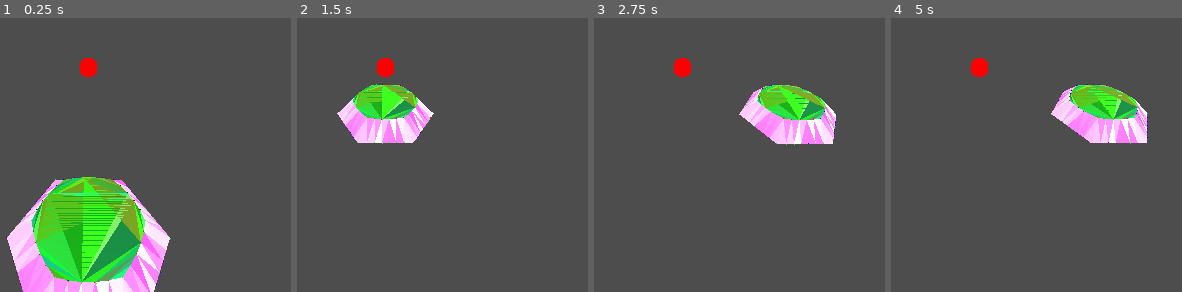
Above: before the commit, frames 1-4 (left to right).
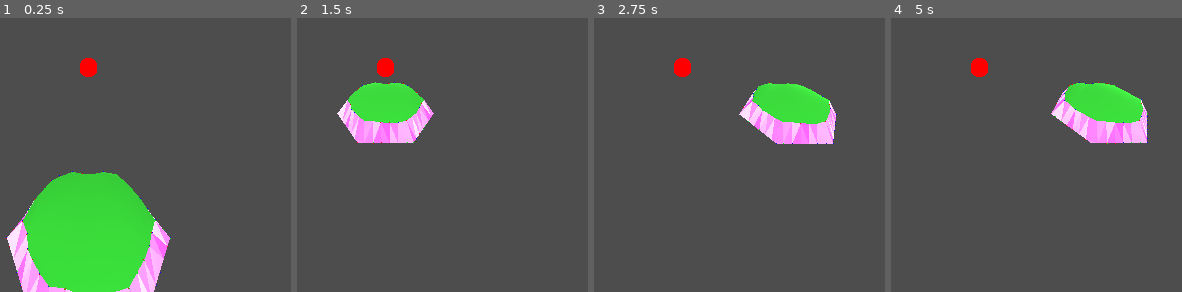
Above: after the commit, the same moments.

Repository: vincentwoelfer/hex
Game: Godot game, scene res://scenes/TestScene.tscn
Same seed, same stepped clock (60 frames per second), same inputs: the game is played once before the commit and once after it.
Inputs (mouse positions are in pixels of both pictures, inside the frame that each line leads up to):
- Up to frame 1 (0.25 s): no input
- Up to frame 2 (1.5 s): tap Enter at 0.5 s; move the mouse to (561, 45) at 0.52 s; hold S (move_cam_backward) 0.53-1.28 s; move the mouse to (outside the picture) at 1.27 s; tap W (move_cam_forward) at 1.35 s
- Up to frame 3 (2.75 s): move the mouse to (outside the picture) at 2.02 s; hold A (move_cam_left) from 2.03 s (still down)
- Up to frame 4 (5 s): move the mouse to (940, 157) at 2.77 s; release A (move_cam_left) at 2.78 s; tap D (move_cam_right) at 2.85 s; tap Space at 3.5 s; move the mouse to (outside the picture) at 3.52 s; hold Q (rotate_cam_left) 3.53-4.28 s; move the mouse to (outside the picture) at 4.27 s; tap E (rotate_cam_right) at 4.35 s

The runs differ from the first frame. In frame 1, 16% of the frame differs, in the area x 3-59%, y 55-100%; in frame 2, 4.6%; in frame 3, 4.7%; in frame 4, 4.6%.

Commit message:
Fix a lot, for some reason triangulation works with delauny

Diff:
--- a/scenes/TestScene.tscn
+++ b/scenes/TestScene.tscn
@@ -28,7 +28,7 @@
 
 [node name="HexConstModifier" parent="." instance=ExtResource("5_qfd1n")]
 outer_radius = 3.0
-inner_radius = 2.0
+inner_radius = 2.3
 height = 1.0
 transition_height_factor = 0.5
 core_circle_smooth_strength = 0.5
--- a/src/HexGeometry.gd
+++ b/src/HexGeometry.gd
@@ -33,6 +33,12 @@
 
 	var verts_inner := Utility.generateFullHexagonNoCorners(HexConst.inner_radius, HexConst.extra_verts_per_side, HexConst.core_circle_smooth_strength)
 	var verts_outer := Utility.generateFullHexagonWithCorners(HexConst.inner_radius, HexConst.outer_radius, HexConst.extra_verts_per_side)
+
+	for i in range(verts_inner.size()):
+		var h_var := 0.05
+		verts_inner[i].y += clamp(randfn(0.0, HexConst.height * h_var), HexConst.height * -h_var, HexConst.height * h_var)
+		verts_inner[i] += Utility.randCircularOffset(HexConst.inner_radius * 0.04)
+
 
 	# Adjust height of outer vertices according do adjacent tiles.
 	# We do this per corner!
@@ -118,12 +124,8 @@
 			all_inner = false
 			c = verts_outer[indices[i + 2] - verts_inner.size()]
 
-		# var a: Vector3 = verts_inner[indices[i]] if i <= verts_inner.size() else verts_outer[indices[i - verts_inner.size()]]
-		# var b: Vector3 = verts_inner[indices[i+1]] if i+1 <= verts_inner.size() else verts_outer[indices[i+1 - verts_inner.size()]]
-		# var c: Vector3 = verts_inner[indices[i+2]] if i+2 <= verts_inner.size() else verts_outer[indices[i+2 - verts_inner.size()]]
-
 		if all_inner:
-			addTri(st, a, b, c, Utility.randColorVariation(Color.FOREST_GREEN))
+			addTri(st, a, b, c, Color.FOREST_GREEN)
 		else:
 			addTri(st, a, b, c, Utility.randColorVariation(Color.ORCHID))
 
